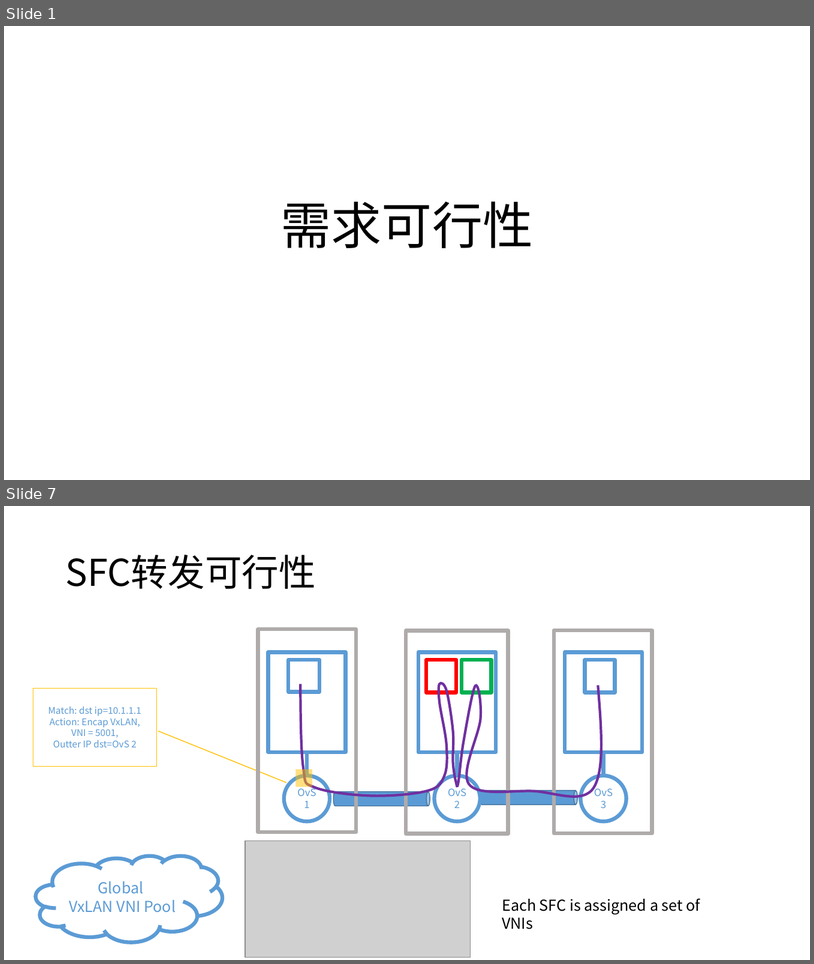
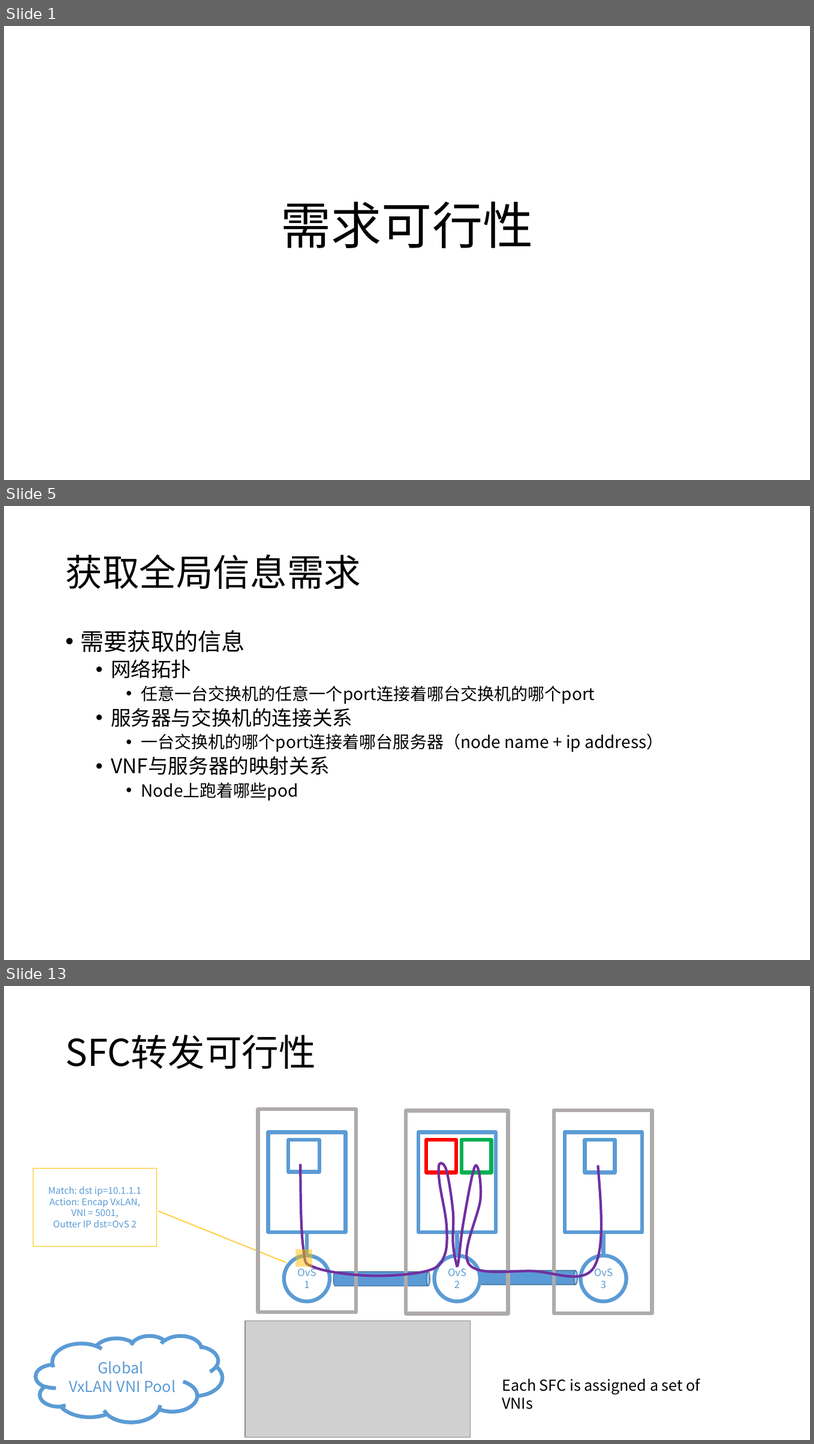
Before and after one commit to magaboomchen/SelfAdaptiveMano, a slide deck: doc/SoftwareEngineering/SoftwareRequirements/RequirementFeasibility.pptx. Shown one above the other, each under a label of ours: slides 1 and 7 before the commit, slides 1, 5 and 13 after it; the slides between them are not shown. The pictures are 814x964 and 814x1444 pixels, drawn with LibreOffice and Linux fonts; fonts in the diff are those of the drawing; grey boxes stand for pictures. Boxes give left, top, right and bottom in pixels: in the first picture for what was removed or moved away, otherwise in the second. Text is boxed around its words. In the diff, an @@ line names an element or a change of style, - is before the commit and + after.

```diff
--- a/doc/SoftwareEngineering/SoftwareRequirements/RequirementFeasibility.pptx
+++ b/doc/SoftwareEngineering/SoftwareRequirements/RequirementFeasibility.pptx
@@ slide 5 added at (x1=4, y1=506, x2=810, y2=960), background #FFFFFF @@
@@ title added at (x1=65, y1=554, x2=361, y2=589), 44 pt, text #000000 @@
+获取全局信息需求
@@ text added at (x1=81, y1=630, x2=663, y2=801), 20 pt, text #000000 @@
+• 需要获取的信息
+  • 网络拓扑
+    • 任意一台交换机的任意一个port连接着哪台交换机的哪个port
+  • 服务器与交换机的连接关系
+    • 一台交换机的哪个port连接着哪台服务器（node name + ip address）
+  • VNF与服务器的映射关系
+    • Node上跑着哪些pod
@@ what was slide 7 is now slide 13 @@
```
Also in this commit, not shown: 6 slides changed, 9 other slides added, 5 other files.
